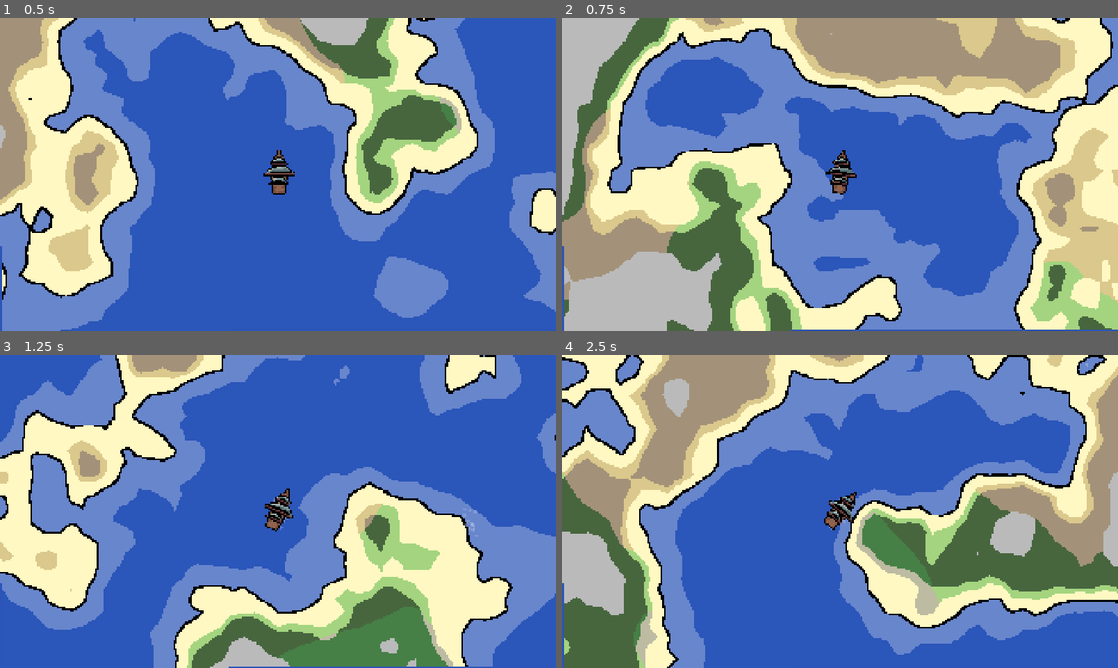
Above: before the commit, frames 1-4 (two rows, left to right).
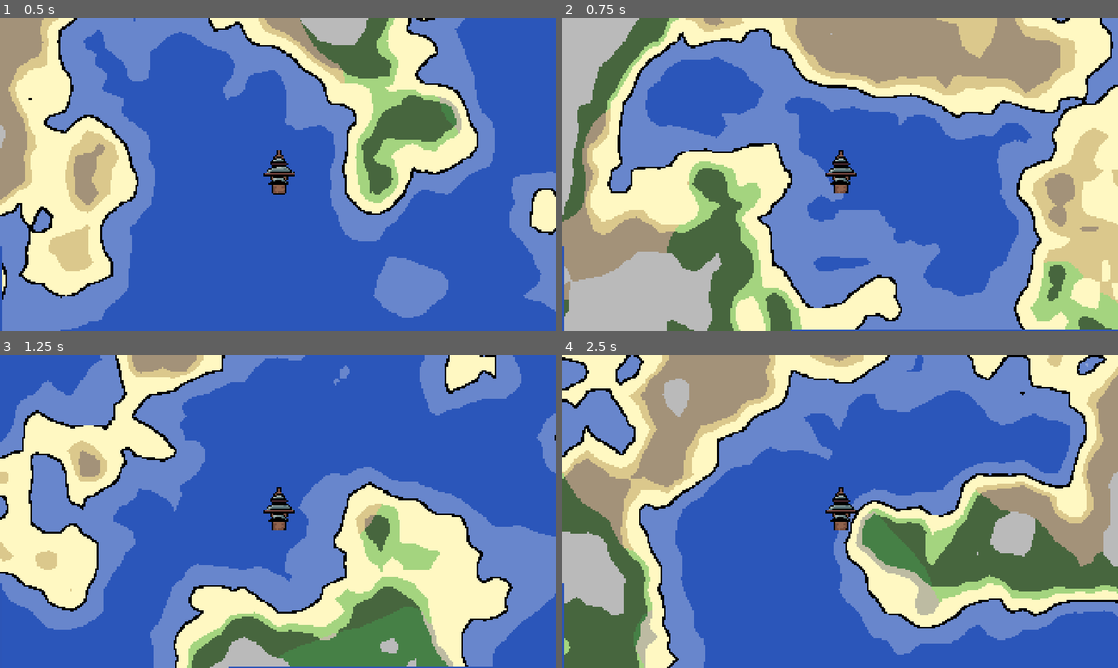
Above: after the commit, the same moments.

Repository: jhaakma/island-generator
Game: Godot game, scene res://Scenes/Main/Main.tscn
Two runs of this game, one before a commit and one after it. Both use one fixed random seed, a clock stepped at 60 frames per second and the inputs below.
Inputs (mouse positions are in pixels of both pictures, inside the frame that each line leads up to):
- Up to frame 1 (0.5 s): no input
- Up to frame 2 (0.75 s): tap Enter (ui_accept) at 0.5 s; move the mouse to (962, 158) at 0.52 s; hold D (turn_right) from 0.53 s (still down); tap Mouse wheel down (scroll_down) at 0.6 s; click (962, 158) at 0.67 s
- Up to frame 3 (1.25 s): keep holding D (turn_right); tap Enter (ui_accept) at 0.77 s
- Up to frame 4 (2.5 s): release D (turn_right) at 1.25 s; drag from (728, 527) to (812, 574) at 1.27 s; tap Enter (ui_accept) at 2 s; move the mouse to (895, 442) at 2.02 s; hold D (turn_right) from 2.03 s (still down); hold Shift from 2.03 s (still down)

Frame 1 is identical in both runs. In frame 2, 0.2% of the frame differs, in the area x 47-53%, y 42-57%; in frame 3, 0.5%, in the area x 47-86%, y 42-58%; in frame 4, 0.5%.

Commit message:
Refactor player movement into reusable components

Diff:
--- /dev/null
+++ b/Components/Ship/player_input.gd
@@ -0,0 +1,14 @@
+class_name PlayerInput
+extends Node
+
+func is_move_forward() -> bool:
+    return Input.is_action_pressed("move_forward")
+
+func is_move_backward() -> bool:
+    return Input.is_action_pressed("move_backward")
+
+func is_turn_left() -> bool:
+    return Input.is_action_pressed("turn_left")
+
+func is_turn_right() -> bool:
+    return Input.is_action_pressed("turn_right")
--- /dev/null
+++ b/Components/Ship/ship_movement.gd
@@ -0,0 +1,61 @@
+class_name ShipMovement
+extends Node
+
+@export var ship: CharacterBody2D
+@export var wind: Wind
+@export var efficiency_curve: Curve
+@export var input_provider: Node
+@export var thrust_force: float = 300.0
+@export var reverse_force: float = 100.0
+@export var rotation_speed: float = 3.0
+@export var stationary_rotation_ratio: float = 0.2
+@export var drag: float = 0.95
+@export var max_speed: float = 1000.0
+@export var redirect_speed: float = 0.9
+
+func _physics_process(delta: float) -> void:
+    if not ship:
+        push_error("ShipMovement requires a CharacterBody2D")
+        return
+
+    handle_rotation(delta)
+    handle_thrust(delta)
+    redirect_velocity_towards_facing(delta)
+    apply_drag()
+    ship.move_and_slide()
+
+func apply_drag() -> void:
+    ship.velocity *= drag
+
+func handle_rotation(delta: float) -> void:
+    var velocity_ratio = clamp(ship.velocity.length() / thrust_force, stationary_rotation_ratio, 1.0)
+    if input_provider and input_provider.has_method("is_turn_left") and input_provider.is_turn_left():
+        ship.rotation -= rotation_speed * delta * velocity_ratio
+    if input_provider and input_provider.has_method("is_turn_right") and input_provider.is_turn_right():
+        ship.rotation += rotation_speed * delta * velocity_ratio
+
+func handle_thrust(delta: float) -> void:
+    if not wind:
+        return
+    var wind_direction = wind.get_wind_direction().normalized()
+    var wind_speed = wind.current_wind_speed
+    var max_wind_speed = wind.max_wind_speed
+    var angle_to_wind = wind_direction.angle_to(Vector2.LEFT.rotated(ship.rotation))
+    var normalized_angle = (angle_to_wind + PI) / (2 * PI)
+    var efficiency = efficiency_curve.sample(normalized_angle) if efficiency_curve else 1.0
+    var adjusted_thrust_force = thrust_force * efficiency * (wind_speed / max_wind_speed)
+    adjusted_thrust_force = max(adjusted_thrust_force, reverse_force)
+
+    if input_provider and input_provider.has_method("is_move_forward") and input_provider.is_move_forward():
+        var direction := Vector2.UP.rotated(ship.rotation)
+        ship.velocity += direction * adjusted_thrust_force * delta
+        ship.velocity = ship.velocity.limit_length(max_speed)
+
+    if input_provider and input_provider.has_method("is_move_backward") and input_provider.is_move_backward():
+        var direction := Vector2.UP.rotated(ship.rotation)
+        ship.velocity -= direction * reverse_force * delta
+        ship.velocity = ship.velocity.limit_length(max_speed)
+
+func redirect_velocity_towards_facing(delta: float) -> void:
+    var facing = Vector2.UP.rotated(ship.rotation)
+    ship.velocity = ship.velocity.lerp(facing * ship.velocity.length(), redirect_speed * delta)
--- a/Player/Player.tscn
+++ b/Player/Player.tscn
@@ -1,10 +1,12 @@
-[gd_scene load_steps=12 format=3 uid="uid://627jml6ruhca"]
+[gd_scene load_steps=14 format=3 uid="uid://627jml6ruhca"]
 
 [ext_resource type="Script" uid="uid://cf5xnltncx1sg" path="res://Player/player.gd" id="1_q3lat"]
 [ext_resource type="Script" uid="uid://biptjkmhp03lw" path="res://Components/WaterTrail/water_trail.gd" id="2_8g4oa"]
 [ext_resource type="Shader" uid="uid://d7nevm3uaouk" path="res://Shaders/Outline.gdshader" id="2_tok1r"]
 [ext_resource type="Texture2D" uid="uid://bfs00yq7khvqv" path="res://Assets/Sprites/ship/ship_body_01.png" id="3_ddoul"]
 [ext_resource type="Texture2D" uid="uid://cdnpvftelcdle" path="res://Assets/Sprites/ship/ship_sails_01.png" id="4_ddoul"]
+[ext_resource type="Script" uid="uid://du1toiab4mxge" path="res://Components/Ship/ship_movement.gd" id="5_ship"]
+[ext_resource type="Script" uid="uid://cc22j3t60ccjf" path="res://Components/Ship/player_input.gd" id="6_input"]
 
 [sub_resource type="Gradient" id="Gradient_ddoul"]
 offsets = PackedFloat32Array(0)
@@ -54,10 +56,6 @@
 floor_block_on_wall = false
 floor_max_angle = 0.42237
 script = ExtResource("1_q3lat")
-thrust_force = 70.0
-reverse_force = 59.0
-drag = 0.957
-max_speed = 994.315
 
 [node name="WaterTrail" type="GPUParticles2D" parent="." node_paths=PackedStringArray("character_body")]
 position = Vector2(0, 1)
@@ -88,3 +86,11 @@
 visible = false
 shape = SubResource("CapsuleShape2D_q3lat")
 one_way_collision_margin = 0.0
+
+[node name="PlayerInput" type="Node" parent="."]
+script = ExtResource("6_input")
+
+[node name="ShipMovement" parent="." type="Node" node_paths=PackedStringArray("ship", "wind", "input_provider")]
+script = ExtResource("5_ship")
+ship = NodePath("..")
+input_provider = NodePath("PlayerInput")
--- a/Player/player.gd
+++ b/Player/player.gd
@@ -1,37 +1,10 @@
 class_name Player
 extends CharacterBody2D
 
-@export var thrust_force: float = 300.0
-@export var reverse_force: float = 100.0
-@export var rotation_speed: float = 3.0
-@export var stationary_rotation_ratio: float = 0.2 # Speed at which the ship rotates when not moving
-@export var drag: float = 0.95
-@export var max_speed: float = 1000.0
-@export var redirect_speed: float = 0.9 # Adjust this value for more/less steering effect
-
 @onready var camera: Camera2D = $Camera2D
 
-@export_category("Wind")
-@export var wind: Wind
-@export var efficiency_curve: Curve
-
-
-
-func _ready() -> void:
-    velocity = Vector2.ZERO
-
-func _physics_process(delta: float) -> void:
-    handle_rotation(delta)
-    handle_thrust(delta)
-    redirect_velocity_towards_facing(delta)
-    apply_drag()
-    move_and_slide()
-    handle_collisions()
+func _physics_process(_delta: float) -> void:
     handle_camera_zoom()
-
-
-func apply_drag() -> void:
-    velocity *= drag
 
 func handle_camera_zoom() -> void:
     var zoom = camera.zoom
@@ -40,50 +13,5 @@
     elif Input.is_action_just_pressed("scroll_down"):
         zoom -= Vector2(0.1, 0.1)
     if zoom == Vector2.ZERO:
-        zoom = Vector2(0.1, 0.1)  # Prevent zero zoom
-
+        zoom = Vector2(0.1, 0.1)
     camera.zoom = zoom
-
-func handle_rotation(delta: float) -> void:
-    # Can't turn if not moving
-    var velocity_ratio = clamp(velocity.length() / thrust_force, stationary_rotation_ratio, 1.0)
-
-    if Input.is_action_pressed("turn_left"):
-        rotation -= rotation_speed * delta * velocity_ratio
-    if Input.is_action_pressed("turn_right"):
-        rotation += rotation_speed * delta * velocity_ratio
-
-func handle_thrust(delta: float) -> void:
-    var wind_direction = wind.get_wind_direction().normalized()
-    var wind_speed = wind.current_wind_speed
-    var max_wind_speed = wind.max_wind_speed
-
-    var angle_to_wind = wind_direction.angle_to(Vector2.LEFT.rotated(rotation))
-
-    # Normalize angle to [0, 1]: 0 = upwind, 0.5 = beam reach, 1 = downwind
-    var normalized_angle =  (angle_to_wind + PI) / (2 * PI)
-    print("Normalized angle to wind: ", normalized_angle)
-    # Calculate efficiency based on the angle to the wind
-    var efficiency = efficiency_curve.sample(normalized_angle)
-    print("Efficiency: ", efficiency)
-
-    var adjusted_thrust_force = thrust_force * efficiency * (wind_speed / max_wind_speed)
-    adjusted_thrust_force = max(adjusted_thrust_force, reverse_force)
-
-    if Input.is_action_pressed("move_forward"):
-        var direction := Vector2.UP.rotated(rotation)
-        velocity += direction * adjusted_thrust_force * delta
-        velocity = velocity.limit_length(max_speed)
-
-    if Input.is_action_pressed("move_backward"):
-        var direction := Vector2.UP.rotated(rotation)
-        velocity -= direction * reverse_force * delta
-        velocity = velocity.limit_length(max_speed)
-
-# Redirects a percentage of current velocity towards the ship's facing direction when turning
-func redirect_velocity_towards_facing(delta: float) -> void:
-    var facing = Vector2.UP.rotated(rotation)
-    velocity = velocity.lerp(facing * velocity.length(), redirect_speed * delta)
-
-func handle_collisions() -> void:
-    pass
--- a/Scenes/Main/Main.tscn
+++ b/Scenes/Main/Main.tscn
@@ -113,7 +113,9 @@
 min_rotation_degrees_per_second = 1.0
 max_rotation_degrees_per_second = 2.0
 
-[node name="Player" parent="Main/SubViewport" node_paths=PackedStringArray("wind") instance=ExtResource("6_w20t6")]
+[node name="Player" parent="Main/SubViewport" instance=ExtResource("6_w20t6")]
+
+[node name="ShipMovement" parent="Main/SubViewport/Player" type="Node"]
 thrust_force = 150.0
 reverse_force = 30.0
 wind = NodePath("../Wind")
Not shown, added: Components/Ship/player_input.gd.uid
Not shown, added: Components/Ship/ship_movement.gd.uid
